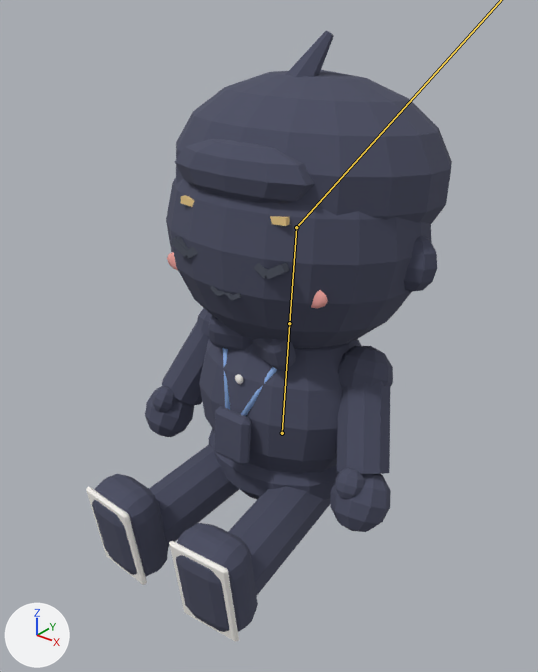
A saved change to the glTF model out/avatars/av_sol.glb.
Camera for both pictures: a 50 mm lens placed at (0.913, -1.192, 1.604), pointed at (0.009, -0.063, 0.904). Arrows for +X, +Y and +Z are at lower left; the lights stay in place. The picture after the commit comes second. Both versions are drawn at frame 39 of the action 'sit'; the numbers are the values there. The bones that change are drawn over the model as lines.

In view in the first picture: 'SM_av_sol_acc_badge', 'SM_av_sol_acc_badge_outline', 'SM_av_sol_arm_l_outline', 'SM_av_sol_arm_r_outline', 'SM_av_sol_face_blink', 'SM_av_sol_hair_outline', 'SM_av_sol_head_outline', 'SM_av_sol_hips_outline', 'SM_av_sol_leg_l', 'SM_av_sol_leg_l_outline', 'SM_av_sol_leg_r', 'SM_av_sol_leg_r_outline', 'SM_av_sol_torso', 'SM_av_sol_torso_outline'.
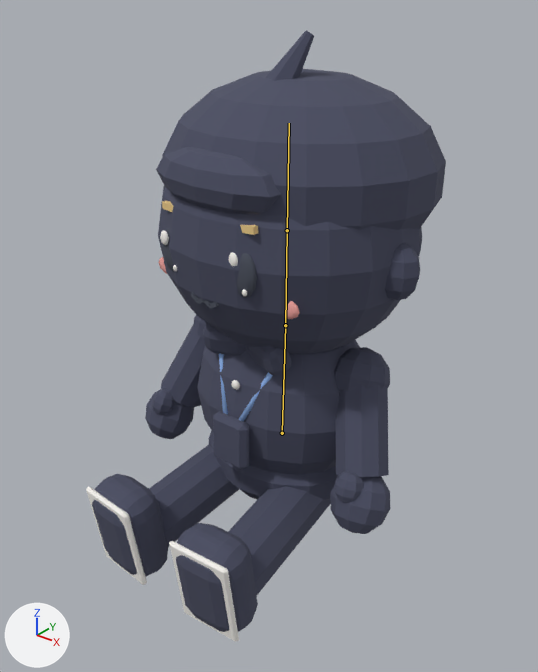
Scene script edits in JSON lines:
```json
{"block": "bone_spine", "where": "bone_spine = bpy.data.objects['ARM_av_sol'].pose.bones['spine']  # child of 'hips'"}
{"op": "set", "path": "bone_spine.rotation_quaternion", "old": "(0.999, -0.043, 0.0, 0.0)", "new": "(1.0, -0.016, 0.0, 0.0)", "note": "degrees (-5, 0, 0) -> degrees (-2, 0, 0)"}
{"block": "bone_head", "where": "bone_head = bpy.data.objects['ARM_av_sol'].pose.bones['head']  # child of 'spine'"}
{"op": "set", "path": "bone_head.rotation_quaternion", "old": "(0.999, 0.001, 0.033, 0.0)", "new": "(0.999, 0.01, -0.033, 0.0)", "note": "degrees (0, 4, 0) -> degrees (1, -4, 0)"}
{"block": "bone_face_neutral", "where": "bone_face_neutral = bpy.data.objects['ARM_av_sol'].pose.bones['face_neutral']  # child of 'head'"}
{"op": "set", "path": "bone_face_neutral.scale", "old": "(0.0, 0.0, 0.0)", "new": "(1.0, 1.0, 1.0)"}
{"block": "bone_face_blink", "where": "bone_face_blink = bpy.data.objects['ARM_av_sol'].pose.bones['face_blink']  # child of 'head'"}
{"op": "set", "path": "bone_face_blink.scale", "old": "(1000.0, 1000.0, 1000.0)", "new": "(1.0, 1.0, 1.0)"}
```

Pixel boxes (x1, y1, x2, y2) of what changed, in the pictures (538 x 672 px):
```json
{"object": "SM_av_sol_hair_outline", "change": "posed", "before": [175, 31, 452, 224], "after": [156, 31, 446, 230]}
{"object": "SM_av_sol_head_outline", "change": "posed", "before": [166, 178, 437, 348], "after": [158, 187, 422, 354]}
{"object": "SM_av_sol_torso_outline", "change": "posed", "before": [199, 316, 361, 474], "after": [197, 323, 360, 475]}
{"object": "SM_av_sol_arm_l_outline", "change": "posed", "before": [330, 346, 393, 532], "after": [330, 347, 390, 534]}
{"object": "SM_av_sol_arm_r_outline", "change": "posed", "before": [145, 308, 212, 437], "after": [145, 315, 206, 439], "on screen": "9% narrower"}
{"object": "SM_av_sol_acc_badge_outline", "change": "posed", "before": [214, 406, 251, 465], "after": [213, 411, 249, 470]}
{"object": "SM_av_sol_face_neutral", "change": "posed", "after": [158, 200, 300, 319], "on screen": "not visible before"}
{"object": "SM_av_sol_acc_badge", "change": "posed", "before": [223, 348, 277, 416], "after": [219, 354, 273, 422]}
{"object": "SM_av_sol_torso", "change": "posed", "before": [235, 374, 243, 384], "after": [231, 380, 240, 390], "on screen": "mostly hidden"}
{"bone": "spine", "before": "(282, 433) to (289, 323)", "after": "(282, 433) to (285, 325)"}
{"bone": "head", "before": "(289, 323) to (296, 227)", "after": "(285, 325) to (287, 230)"}
{"bone": "face_neutral", "before": "(296, 227) to (296, 227)", "after": "(287, 230) to (289, 123)"}
```
